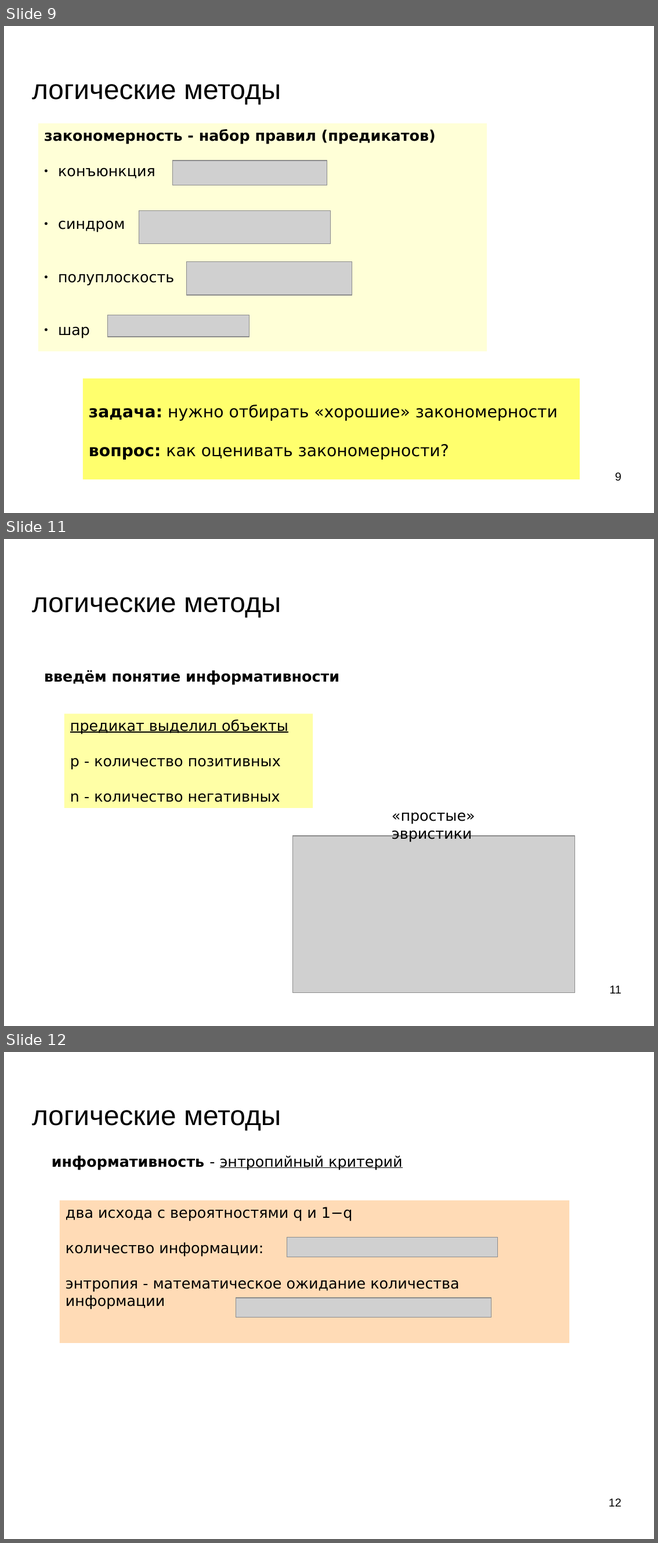
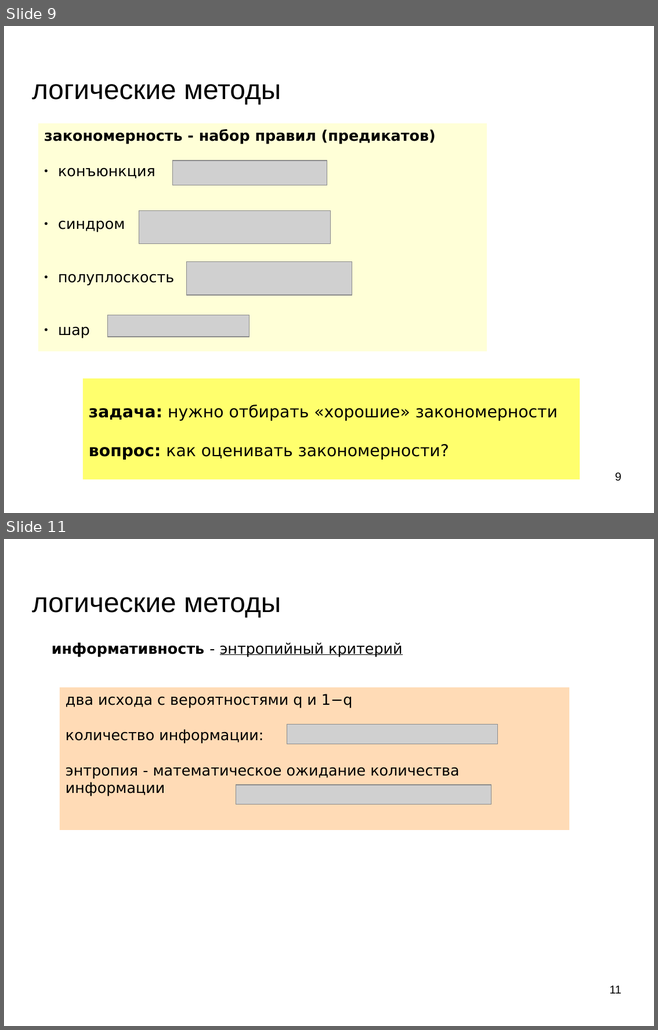
Before and after one commit to mechanoid5/ml_lectorium_2024_I, a slide deck: 11-logical.odp. Shown one above the other, each under a label of ours: slides 9, 11 and 12 before the commit, slides 9 and 11 after it; the slides between them are not shown. The pictures are 658x1543 and 658x1030 pixels, drawn with LibreOffice and Linux fonts; fonts in the diff are those of the drawing; grey boxes stand for pictures; background and template pictures are left out. Boxes give left, top, right and bottom in pixels: in the first picture for what was removed or moved away, otherwise in the second. Text is boxed around its words. In the diff, an @@ line names an element or a change of style, - is before the commit and + after.

```diff
--- a/11-logical.odp
+++ b/11-logical.odp
@@ slide 11 removed at (4,539,654,1026), background picture (left out) @@
@@ title removed at (32,597,281,617) @@
-логические методы
@@ text removed at (44,670,339,685) @@
-введём понятие информативности
@@ rectangle removed at (64,714,313,808) @@
-предикат выделил объекты
-p - количество позитивных
-n - количество негативных
@@ text removed at (391,812,475,842) @@
-«простые» эвристики
@@ picture removed at (292,836,575,994) @@
@@ page number removed at (609,986,621,994) @@
-11
@@ what was slide 12 is now slide 11 @@
@@ page number at (609,986,621,994): text changed @@
-12
+11
```
Also in this commit, not shown: 2 slides changed, 2 slides added, 2 other slides removed, 4 other files.
